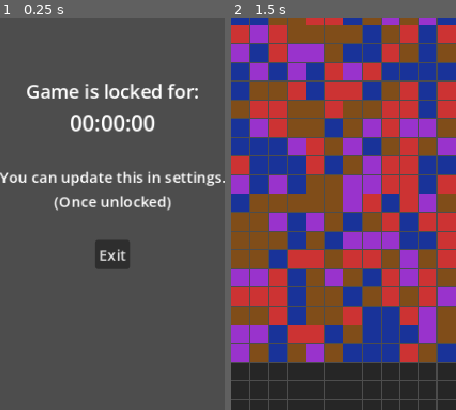
Above: before the commit, frames 1-2 (left to right).
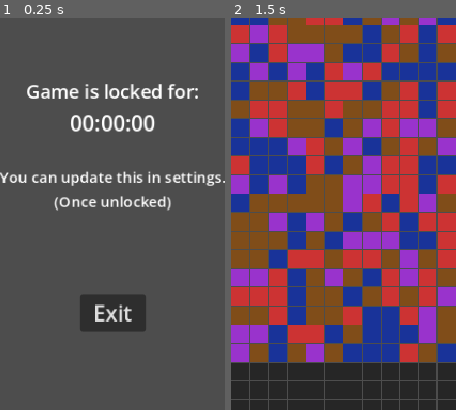
Above: after the commit, the same moments.

Repository: BlueLucario/ant-art-mobile
Game: Godot game, scene res://lockout_screen.tscn
Two runs of this game, one before a commit and one after it. Both use one fixed random seed, a clock stepped at 60 frames per second and the inputs below. This scene is started directly instead of the project's main scene.
Inputs (mouse positions are % of the whole screen's width and height, from its top left):
- Up to frame 1 (0.25 s): no input
- Up to frame 2 (1.5 s): tap Enter at 0.5 s; move the mouse to (72, 46) at 0.52 s; click (72, 46) at 0.67 s; drag from (30, 56) to (45, 71) at 1.27 s
The pictures show only the part of the screen within x 25-75%, y 13-63%; the shares and areas given below are measured in that part.

The runs differ from the first frame. In frame 1, 3.6% of the frame differs, in the area x 35-65%, y 56-80%; in frame 2, nothing differs.

Commit message:
Bigger Exit btn on lockout screen

Diff:
--- a/lockout_screen.tscn
+++ b/lockout_screen.tscn
@@ -45,10 +45,21 @@
 "
 horizontal_alignment = 1
 
-[node name="OKExit" type="Button" parent="VBox" unique_id=1013999481]
-layout_mode = 2
+[node name="OKExit" type="Button" parent="." unique_id=1013999481]
+anchors_preset = 8
+anchor_left = 0.5
+anchor_top = 0.5
+anchor_right = 0.5
+anchor_bottom = 0.5
+offset_left = -35.0
+offset_top = -20.0
+offset_right = 35.0
+offset_bottom = 20.0
+grow_horizontal = 2
+grow_vertical = 2
 size_flags_horizontal = 4
 size_flags_vertical = 4
+theme_override_font_sizes/font_size = 23
 text = "Exit"
 
-[connection signal="pressed" from="VBox/OKExit" to="." method="_on_ok_exit"]
+[connection signal="pressed" from="OKExit" to="." method="_on_ok_exit"]
